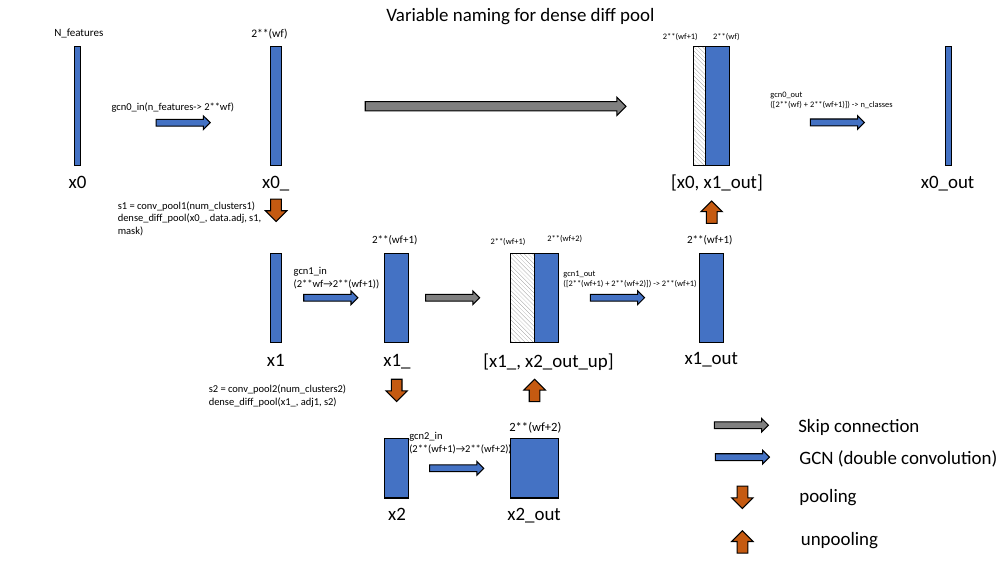
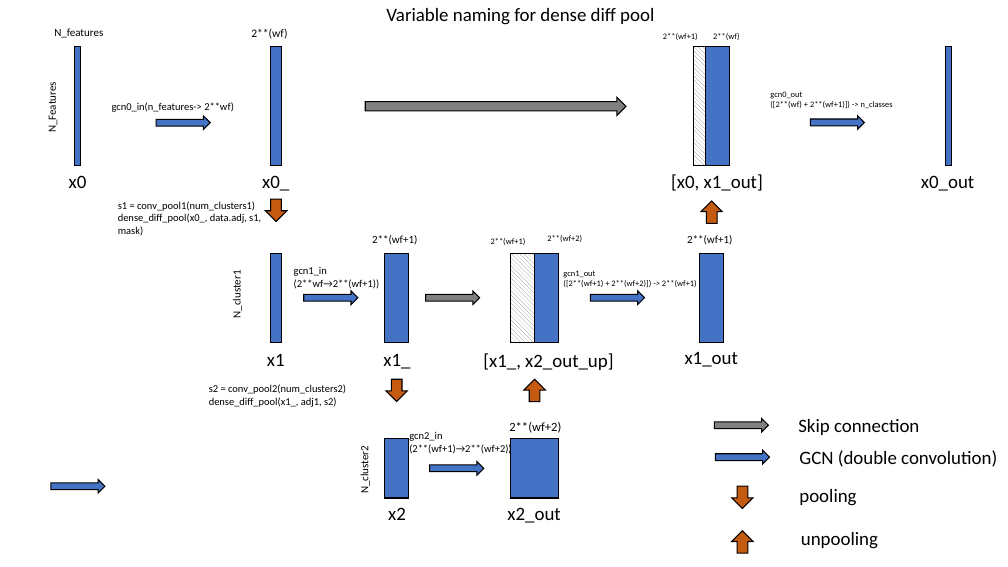
Before and after one commit to henrymartin1/DL2019_Graphpooling, a slide deck: slide 2 of models/diffpool_unet_architecture.pptx. Drawn at 1008x567 pixels with LibreOffice and Linux fonts; fonts in the diff are those of the drawing. Boxes give left, top, right and bottom in pixels: in the first picture for what was removed or moved away, otherwise in the second. Text is boxed around its words. In the diff, an @@ line names an element or a change of style, - is before the commit and + after.

```diff
--- a/models/diffpool_unet_architecture.pptx
+++ b/models/diffpool_unet_architecture.pptx
@@ text added at <box>45,87,58,132</box>, 10.5 pt, text #000000 @@
+N_Features
@@ text added at <box>230,275,243,317</box>, 10.5 pt, text #000000 @@
+N_cluster1
@@ right arrow added at <box>51,479,105,493</box>, fill #4472C4, outline #000000 1 pt @@
@@ text added at <box>358,450,371,493</box>, 10.5 pt, text #000000 @@
+N_cluster2
```
Also in this commit, not shown: 1 slide added, 13 other files.
